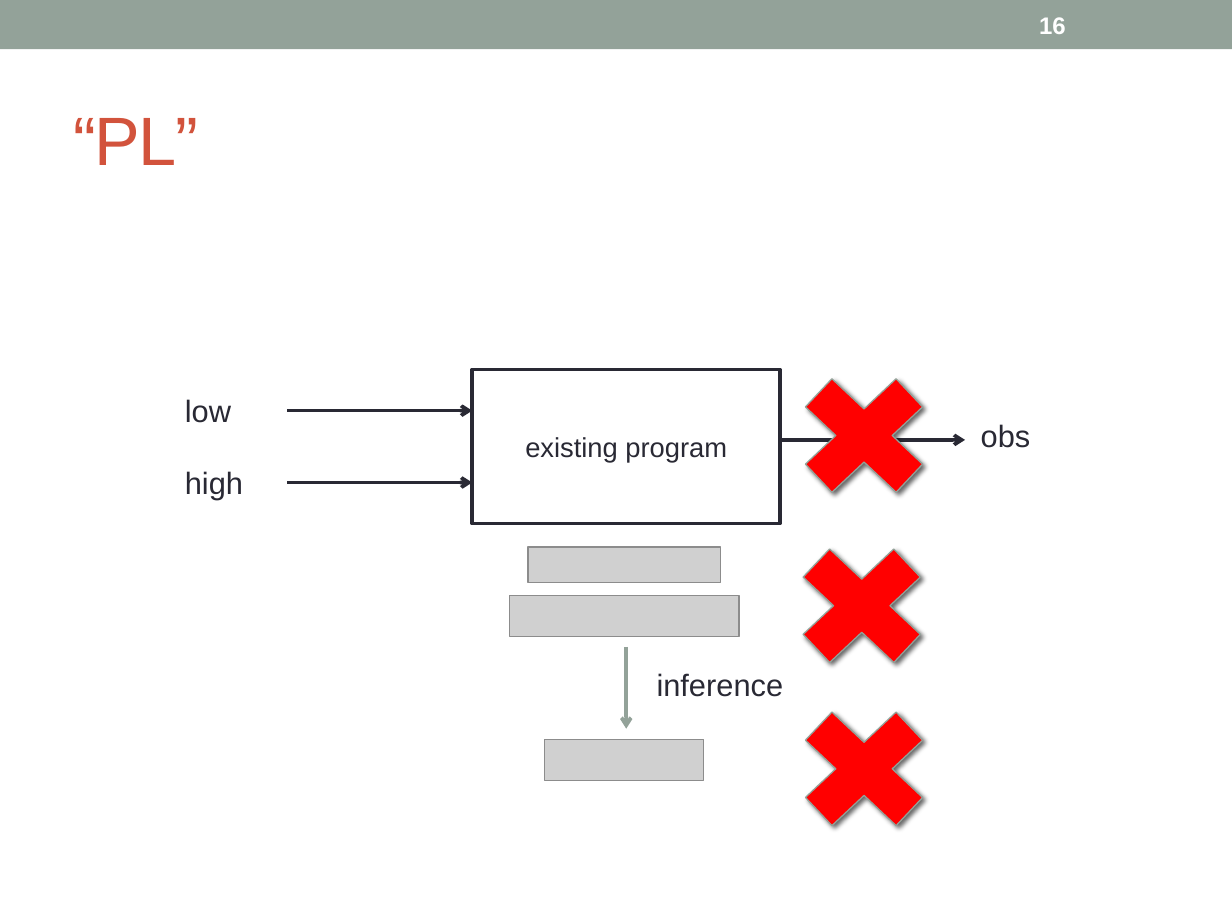
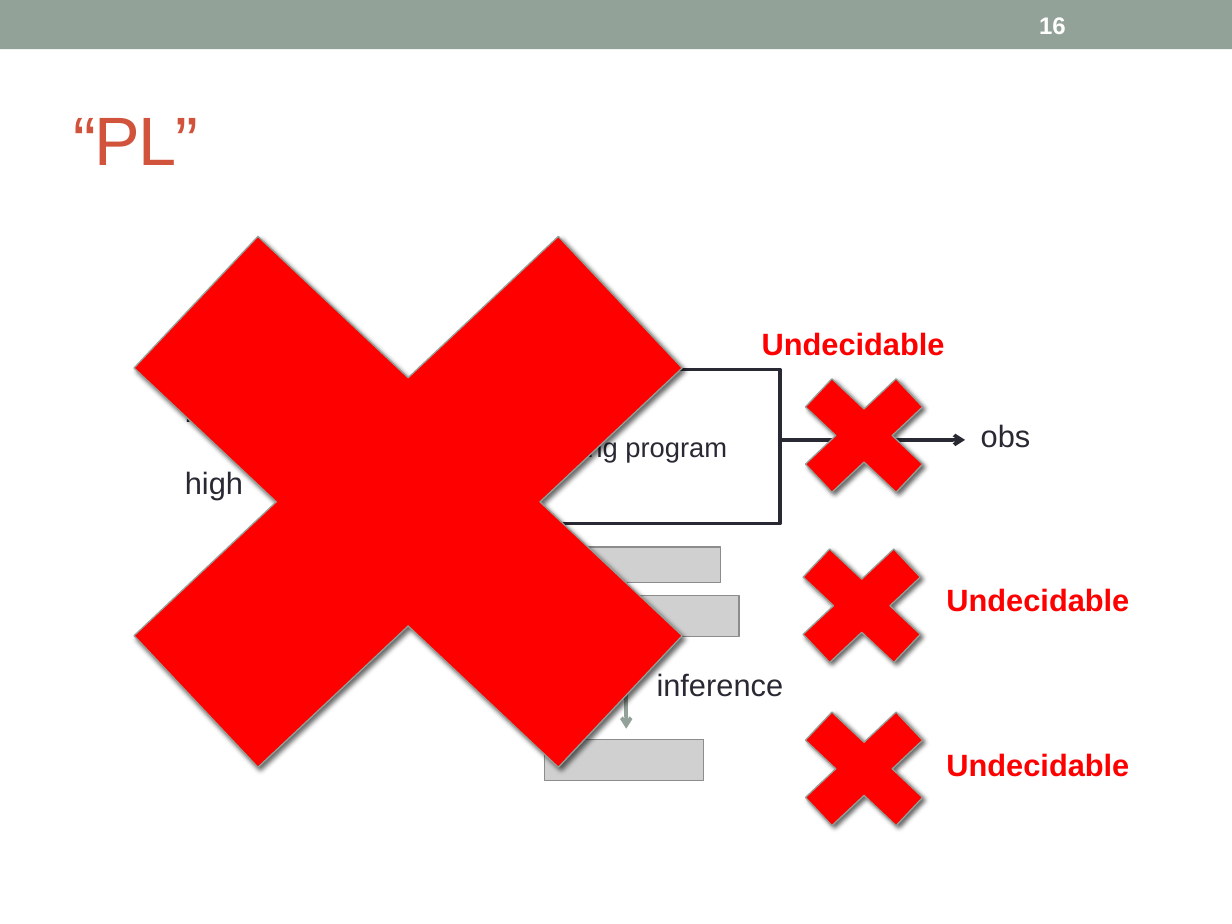
Before and after one commit to piotrm0/piotrm0.github.io, a slide deck: slide 16 of docs/mardziel15hcss.pres.pptx. Drawn at 1232x924 pixels with LibreOffice and Linux fonts; fonts in the diff are those of the drawing; grey boxes stand for pictures. Boxes give left, top, right and bottom in pixels: in the first picture for what was removed or moved away, otherwise in the second. Text is boxed around its words. In the diff, an @@ line names an element or a change of style, - is before the commit and + after.

```diff
--- a/docs/mardziel15hcss.pres.pptx
+++ b/docs/mardziel15hcss.pres.pptx
@@ cross added at (x1=0, y1=118, x2=817, y2=887), fill #FF0000, outline #93A299 0.75 pt @@
@@ text added at (x1=762, y1=332, x2=945, y2=356), 18 pt, text #FF0000, bold @@
+Undecidable
@@ text added at (x1=946, y1=588, x2=1129, y2=612), 18 pt, text #FF0000, bold @@
+Undecidable
@@ text added at (x1=946, y1=753, x2=1129, y2=777), 18 pt, text #FF0000, bold @@
+Undecidable
```
Also in this commit, not shown: 1 other slide changed, 1 other file.
